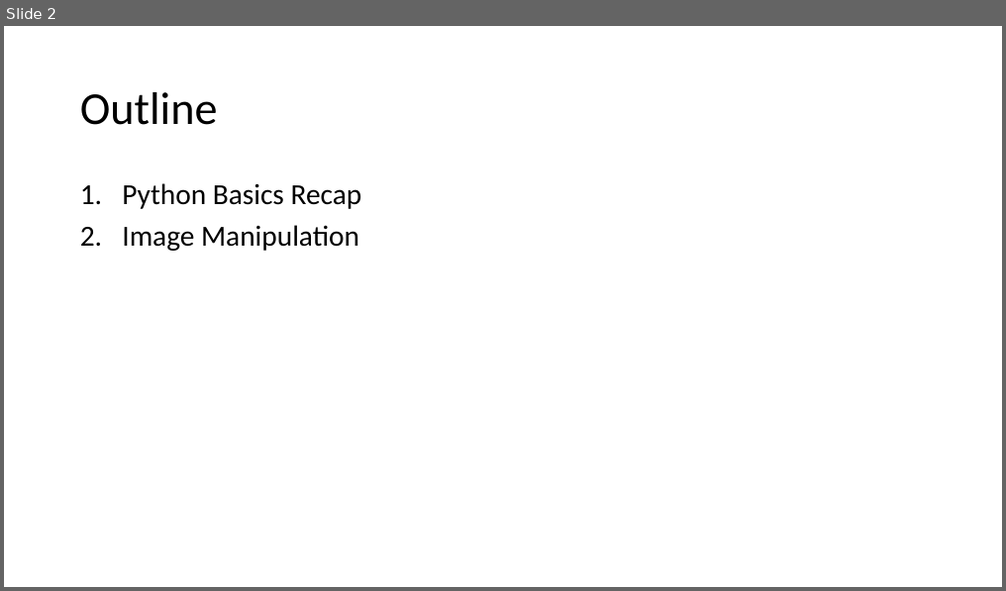
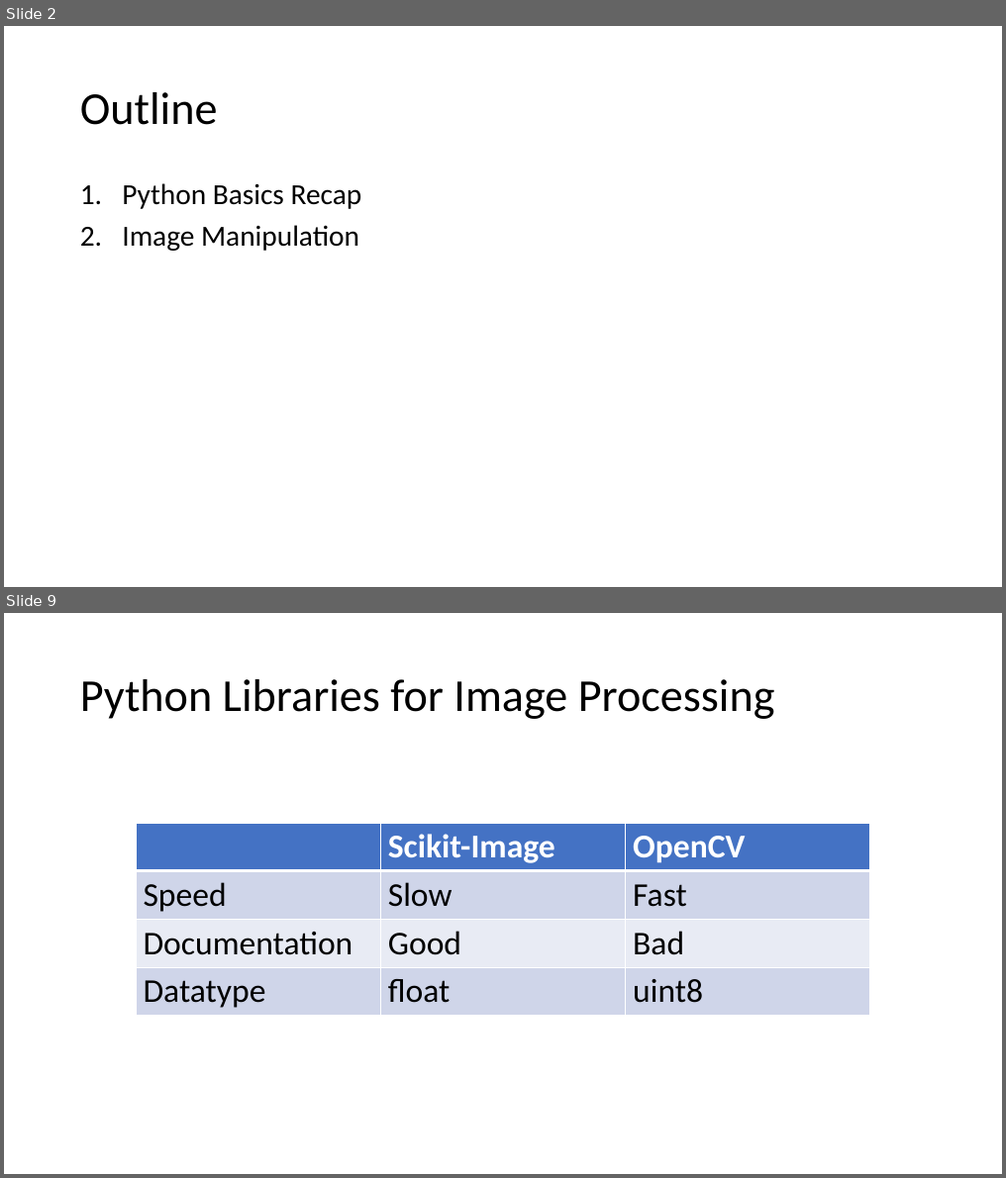
Before and after one commit to jjahanip/BIOF063, a slide deck: day_2/day_2.pptx. Shown one above the other, each under a label of ours: slide 2 before the commit, slides 2 and 9 after it; the slides between them are not shown. The pictures are 1006x591 and 1006x1178 pixels, drawn with LibreOffice and Linux fonts; fonts in the diff are those of the drawing. Boxes give left, top, right and bottom in pixels: in the first picture for what was removed or moved away, otherwise in the second. Text is boxed around its words. In the diff, an @@ line names an element or a change of style, - is before the commit and + after.

Commit message:
update date 2 with IHC image examples

```diff
--- a/day_2/day_2.pptx
+++ b/day_2/day_2.pptx
@@ slide 9 added at [4, 613, 1002, 1174], background #FFFFFF @@
@@ title added at [80, 679, 775, 719], 44 pt, text #000000 @@
+Python Libraries for Image Processing
@@ table added at [136, 823, 870, 1012], 4 rows, 3 columns @@
+ | Scikit-Image | OpenCV
+Speed | Slow | Fast
+Documentation | Good | Bad
+Datatype | float | uint8
```
Also in this commit, not shown: 6 other slides added, 5 other files.
